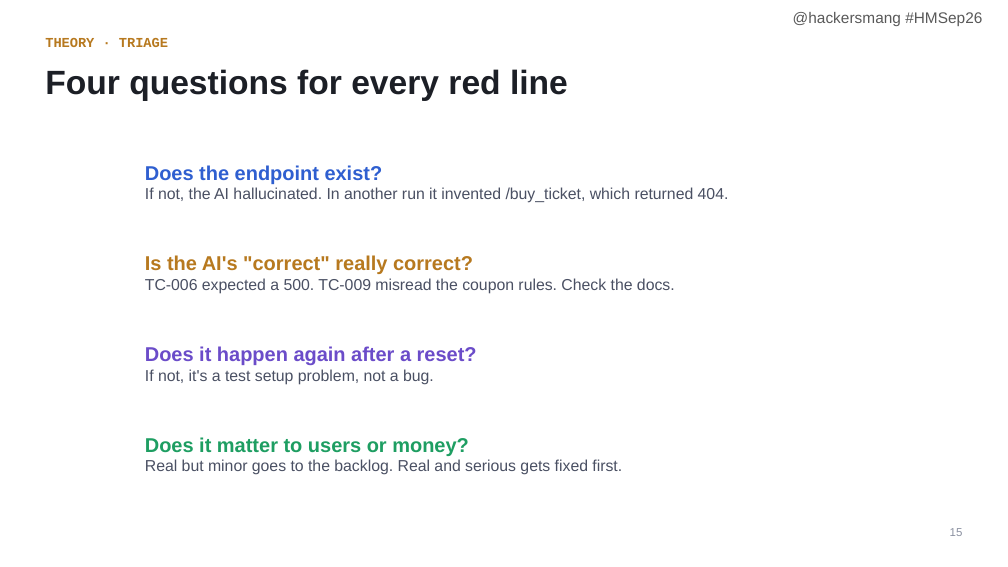
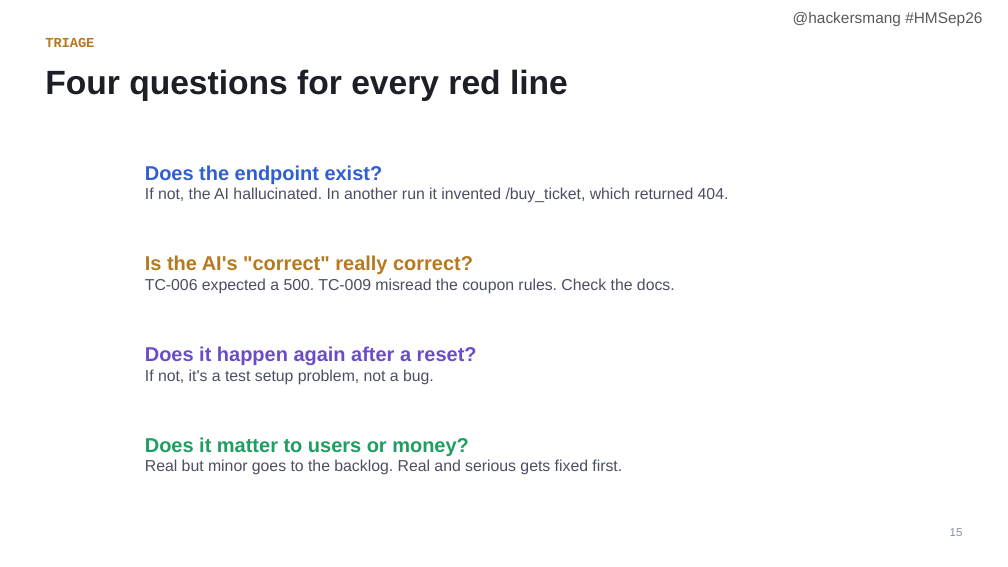
Before and after one commit to vidyarathna/break-my-api, a slide deck: slide 15 of slides/Break-My-API-HMSep26.pptx. Drawn at 1008x567 pixels with LibreOffice and Linux fonts; fonts in the diff are those of the drawing; background and template pictures are left out. Boxes give left, top, right and bottom in pixels: in the first picture for what was removed or moved away, otherwise in the second. Text is boxed around its words. In the diff, an @@ line names an element or a change of style, - is before the commit and + after.

```diff
--- a/slides/Break-My-API-HMSep26.pptx
+++ b/slides/Break-My-API-HMSep26.pptx
@@ text at [45,38,94,47]: text changed @@
-THEORY · TRIAGE
+TRIAGE
```
Also in this commit, not shown: 1 other slide changed, 1 slide added, 1 slide removed.
